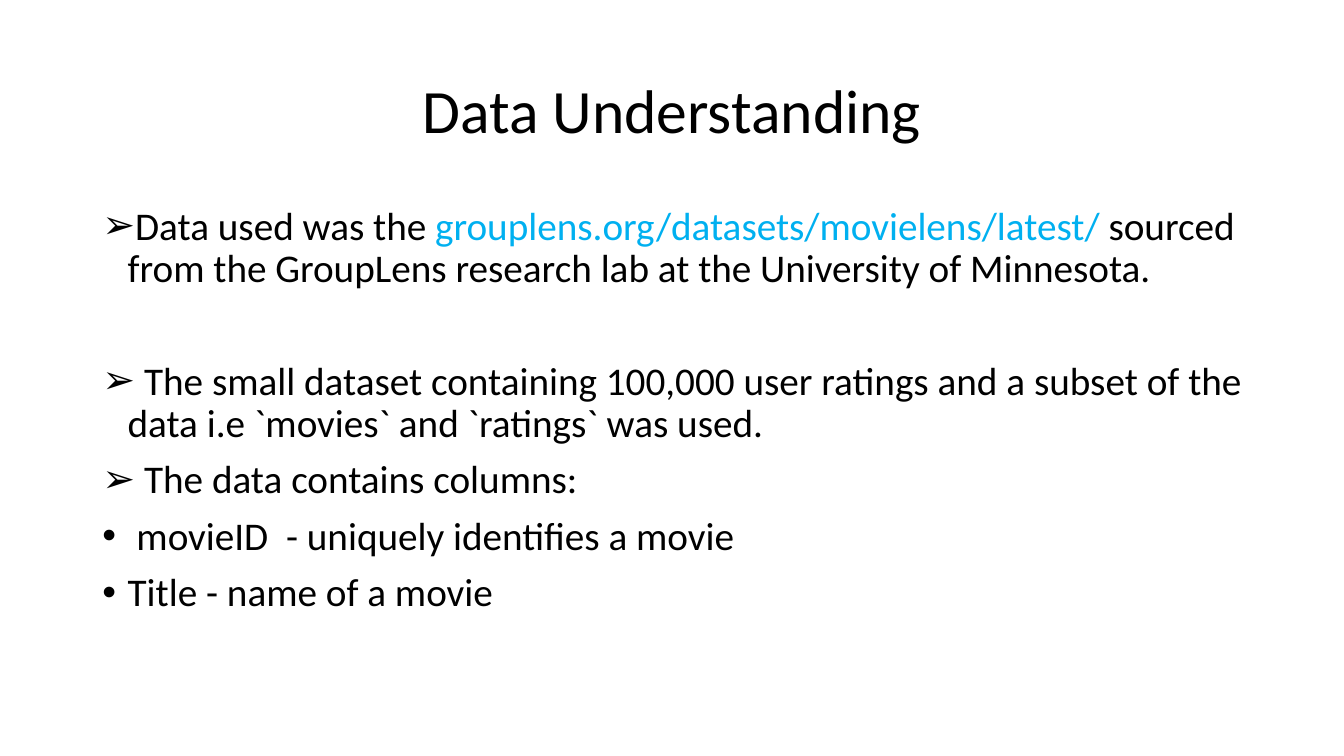
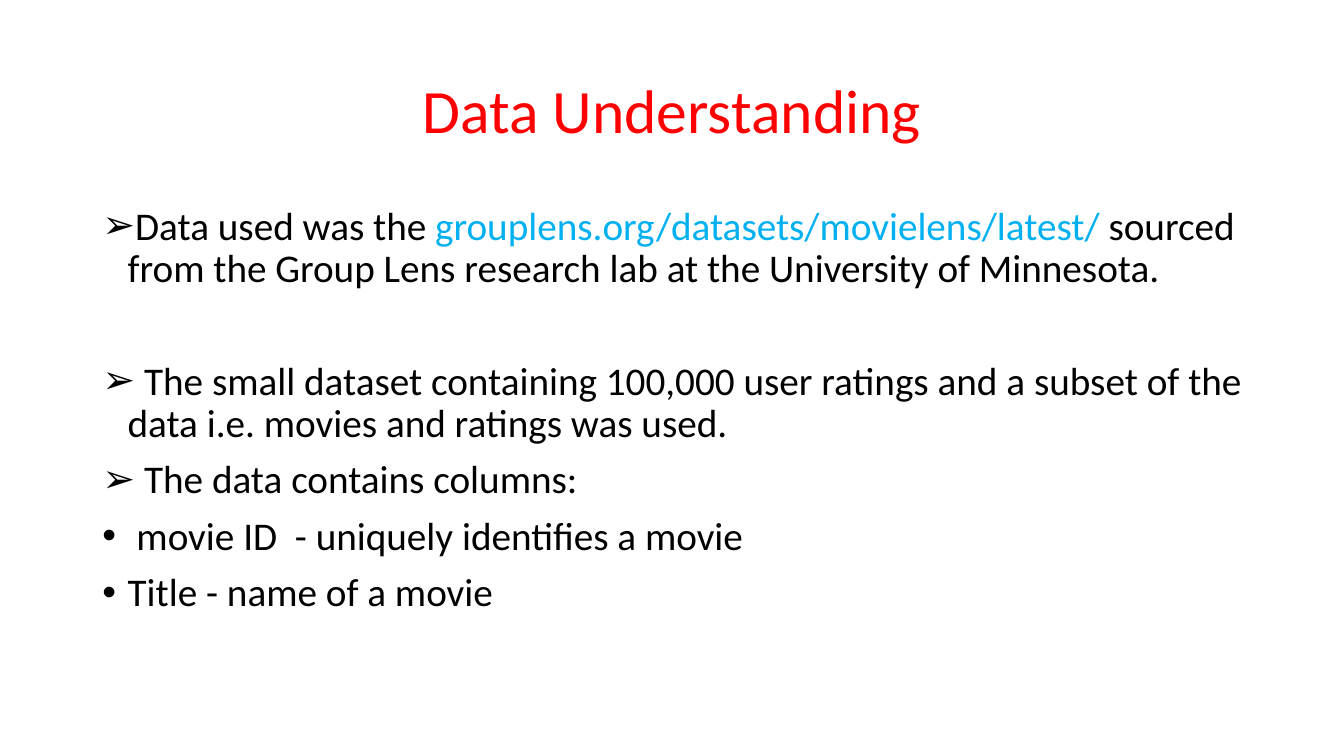
Before and after one commit to Mash-bot/Movie-Recommender-system, a slide deck: slide 6 of presentation.pptx. Drawn at 1344x756 pixels with LibreOffice and Linux fonts; fonts in the diff are those of the drawing; background and template pictures are left out. Boxes give left, top, right and bottom in pixels: in the first picture for what was removed or moved away, otherwise in the second. Text is boxed around its words. In the diff, an @@ line names an element or a change of style, - is before the commit and + after.

Commit message:
updating presentation

```diff
--- a/presentation.pptx
+++ b/presentation.pptx
@@ title "Data Understanding" at <box>423,90,921,144</box>: text colour #000000 to #FF0000 @@
@@ text at <box>128,212,1241,444</box>: text changed @@
-➢ Data used was the grouplens.org/datasets/movielens/latest/ sourced from the GroupLens research lab at the University of Minnesota.
-➢ The small dataset containing 100,000 user ratings and a subset of the data i.e `movies` and `ratings` was used.
+➢ Data used was the grouplens.org/datasets/movielens/latest/ sourced from the Group Lens research lab at the University of Minnesota.
+➢ The small dataset containing 100,000 user ratings and a subset of the data i.e. movies and ratings was used.
@@ text at <box>136,522,743,557</box>: spaces changed @@
-• movieID - uniquely identifies a movie
+• movie ID - uniquely identifies a movie
```
Also in this commit, not shown: 6 other slides changed, 7 slides added, 1 slide removed, 2 other files.
